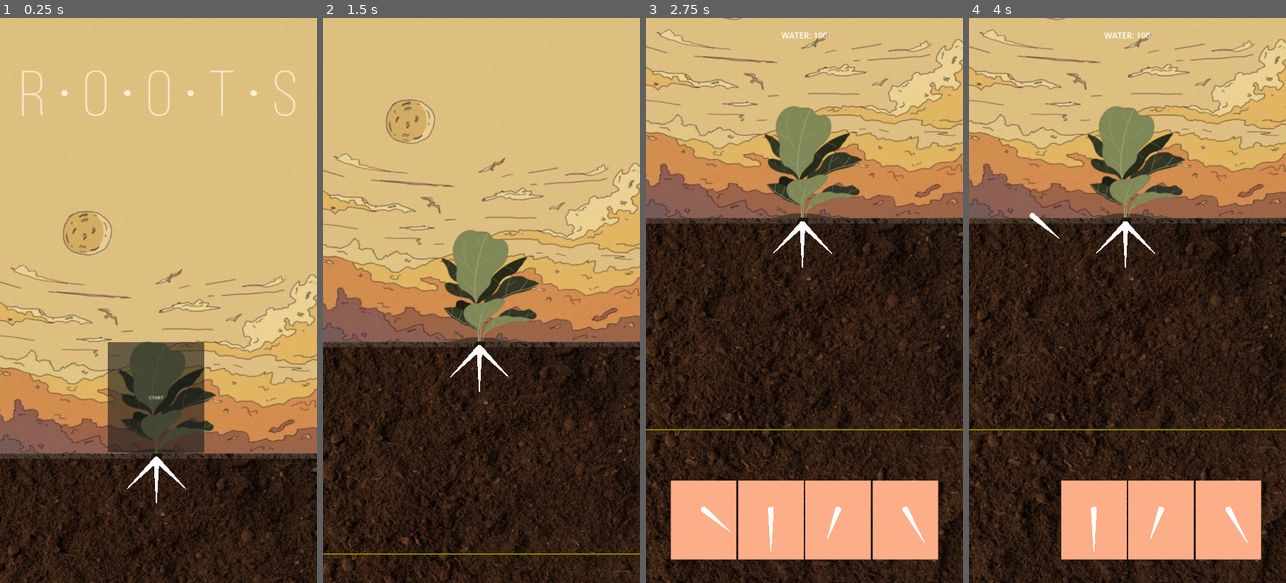
Above: before the commit, frames 1-4 (left to right).
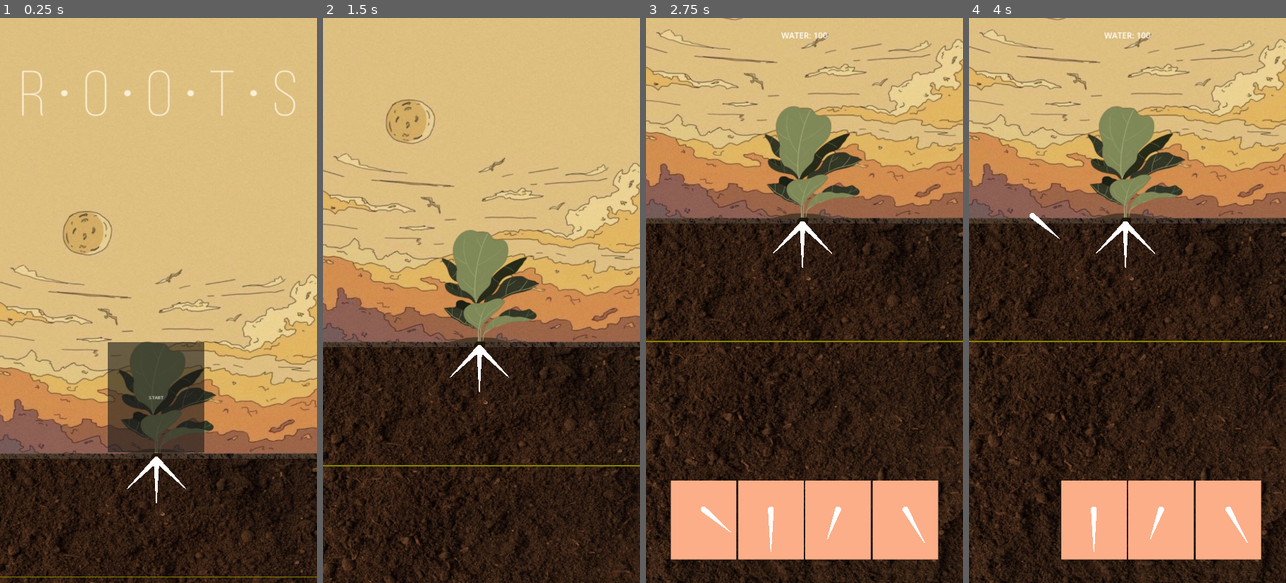
Above: after the commit, the same moments.

Repository: Disablak/ggj23
Game: Godot game, scene res://Main.tscn
Two runs of this game, one before a commit and one after it. Both use one fixed random seed, a clock stepped at 60 frames per second and the inputs below.
Inputs (mouse positions are in pixels of both pictures, inside the frame that each line leads up to):
- Up to frame 1 (0.25 s): no input
- Up to frame 2 (1.5 s): click "START" at 0.5 s; drag from (478, 402) to (513, 176) at 1.27 s
- Up to frame 3 (2.75 s): drag from (801, 272) to (788, 413) at 2.02 s
- Up to frame 4 (4 s): move the mouse to (1124, 232) at 2.77 s; click (1124, 232) at 2.92 s; tap Enter at 3.5 s; drag from (1026, 520) to (1032, 215) at 3.52 s

The runs differ from the first frame. In frame 1, 0.1% of the frame differs, in the area x 0-100%, y 98-99%; in frame 2, 0.5%, in the area x 0-100%, y 79-95%; in frame 3, 0.5%; in frame 4, 0.5%.

Commit message:
next level

Diff:
--- a/Main.gd
+++ b/Main.gd
@@ -43,8 +43,20 @@
 
 
 func _on_game_over(is_win: bool):
-	if not is_win:
+	if is_win:
+		next_level()
+	else:
 		restart_level()
+
+
+func next_level():
+	level_id += 1
+
+	if level_id >= levels.size():
+		print("All levels completed")
+		return
+
+	restart_level()
 
 
 func restart_level():
--- a/Main.tscn
+++ b/Main.tscn
@@ -1,13 +1,16 @@
-[gd_scene load_steps=5 format=3 uid="uid://cklgl30hr6mpj"]
+[gd_scene load_steps=7 format=3 uid="uid://cklgl30hr6mpj"]
 
 [ext_resource type="PackedScene" uid="uid://chpps3fg4hpyo" path="res://scenes/RootController.tscn" id="1_s3a7g"]
 [ext_resource type="Script" path="res://Main.gd" id="1_t3ajk"]
 [ext_resource type="PackedScene" uid="uid://bw5kknbndskdt" path="res://scenes/GUI.tscn" id="2_cgefh"]
 [ext_resource type="PackedScene" uid="uid://ckcnk1vrrcpxv" path="res://levels/LevelPlayground.tscn" id="2_s1o58"]
+[ext_resource type="PackedScene" uid="uid://cf3judo7gtoat" path="res://levels/Level1.tscn" id="3_5cek2"]
+[ext_resource type="PackedScene" uid="uid://bppntwk0041qs" path="res://levels/Level2.tscn" id="4_10t4c"]
 
 [node name="Main" type="Node2D"]
 script = ExtResource("1_t3ajk")
-levels = [ExtResource("2_s1o58")]
+level_id = 1
+levels = [ExtResource("2_s1o58"), ExtResource("3_5cek2"), ExtResource("4_10t4c")]
 
 [node name="RootController" parent="." instance=ExtResource("1_s3a7g")]
 
--- /dev/null
+++ b/levels/Level1.tscn
@@ -0,0 +1,12 @@
+[gd_scene load_steps=2 format=3 uid="uid://cf3judo7gtoat"]
+
+[ext_resource type="PackedScene" uid="uid://b3vo7or8n5ot5" path="res://levels/LevelBase.tscn" id="1_xvv0e"]
+
+[node name="Level" instance=ExtResource("1_xvv0e")]
+
+[node name="LowerEdge" parent="." index="4"]
+points = PackedVector2Array(-200, 1100, 1200, 1100)
+
+[editable path="Stick"]
+[editable path="Stick2"]
+[editable path="Stick3"]
--- /dev/null
+++ b/levels/Level2.tscn
@@ -0,0 +1,12 @@
+[gd_scene load_steps=2 format=3 uid="uid://bppntwk0041qs"]
+
+[ext_resource type="PackedScene" uid="uid://b3vo7or8n5ot5" path="res://levels/LevelBase.tscn" id="1_k1g1a"]
+
+[node name="Level" instance=ExtResource("1_k1g1a")]
+
+[node name="LowerEdge" parent="." index="4"]
+points = PackedVector2Array(-200, 1250, 1200, 1250)
+
+[editable path="Stick"]
+[editable path="Stick2"]
+[editable path="Stick3"]
